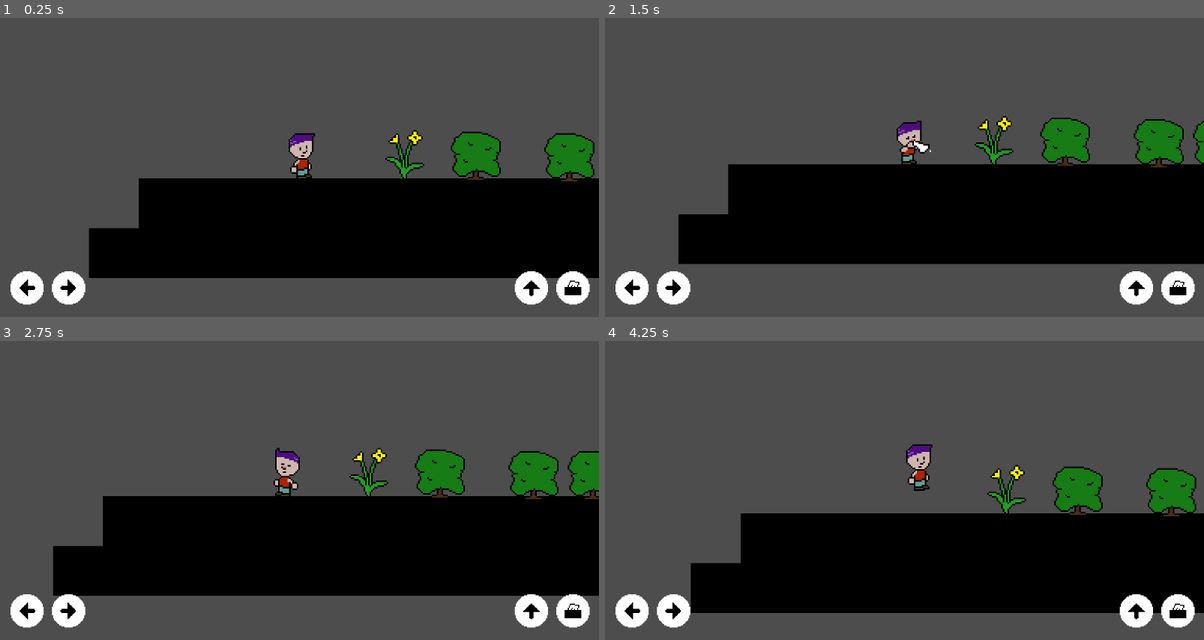
Above: before the commit, frames 1-4 (two rows, left to right).
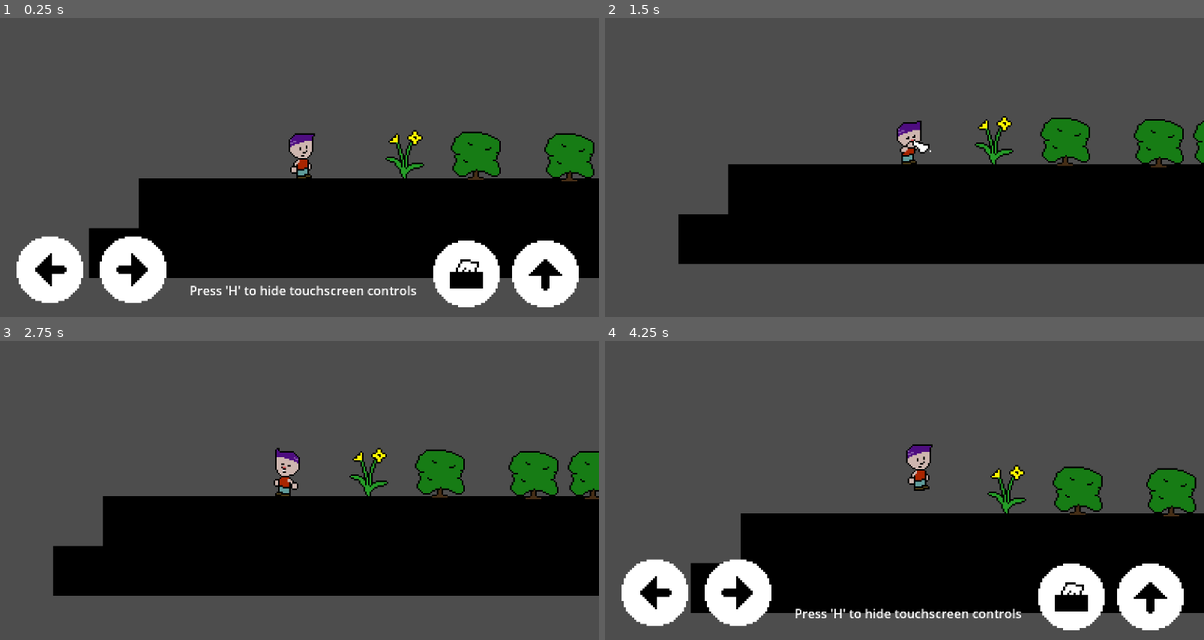
Above: after the commit, the same moments.

Repository: swordssnzdev/splat
Game: Godot game, scene res://scenes/scratch_level.tscn
Two runs of this game, one before a commit and one after it. Both use one fixed random seed, a clock stepped at 60 frames per second and the inputs below. Sound files missing from this copy of the repository are replaced by a short silence.
Inputs:
- Up to frame 1 (0.25 s): no input
- Up to frame 2 (1.5 s): tap H (hide_touchscreen, bound only after the commit) at 0.5, 0.8, 1.35 s; hold D (right) from 0.53 s (still down); tap Shift (blow) at 0.6 s; tap W (jump) at 0.77, 1.07 s
- Up to frame 3 (2.75 s): tap W (jump) at 1.52, 1.55, 1.82 s; release D (right) at 2.03 s; hold A (left) from 2.03 s (still down); hold W (jump) from 2.03 s (still down); tap Shift (blow) at 2.3 s
- Up to frame 4 (4.25 s): release A (left) at 2.78 s; release W (jump) at 2.78 s; hold D (right) from 2.78 s (still down); tap Shift (blow) at 2.85 s; tap W (jump) at 3.02, 3.32 s; tap H (hide_touchscreen, bound only after the commit) at 3.05, 3.6 s; hold W (jump) from 3.53 s (still down); tap R (reset) at 4.15 s

The runs differ from the first frame. In frame 1, 7.6% of the frame differs, in the area x 1-99%, y 72-97%; in frame 2, 2.0%; in frame 3, 2.0%; in frame 4, 7.3%.

Commit message:
touchscreen hacky fix

Diff:
--- a/project.godot
+++ b/project.godot
@@ -66,6 +66,11 @@
 , Object(InputEventKey,"resource_local_to_scene":false,"resource_name":"","device":-1,"window_id":0,"alt_pressed":false …(183 unchanged characters)…
 ]
 }
+hide_touchscreen={
+"deadzone": 0.5,
+"events": [Object(InputEventKey,"resource_local_to_scene":false,"resource_name":"","device":-1,"window_id":0,"alt_pressed":false,"shift_pressed":false,"ctrl_pressed":false,"meta_pressed":false,"pressed":false,"keycode":0,"physical_keycode":72,"key_label":0,"unicode":104,"location":0,"echo":false,"script":null)
+]
+}
 
 [input_devices]
 
--- a/scenes/touchscreen.tscn
+++ b/scenes/touchscreen.tscn
@@ -1,36 +1,104 @@
-[gd_scene load_steps=5 format=3 uid="uid://ddbw3shgvuvaq"]
+[gd_scene load_steps=6 format=3 uid="uid://ddbw3shgvuvaq"]
 
+[ext_resource type="Script" path="res://scripts/touchscreen.gd" id="1_0q3dn"]
 [ext_resource type="Texture2D" uid="uid://cb5hasu8nihgv" path="res://assets/sprites/touchscreen_buttons/btnright.png" id="1_kxhpj"]
 [ext_resource type="Texture2D" uid="uid://cnv6hfum1qago" path="res://assets/sprites/touchscreen_buttons/btnup.png" id="2_a8ipx"]
 [ext_resource type="Texture2D" uid="uid://ckn1xtokgwpam" path="res://assets/sprites/touchscreen_buttons/btnleft.png" id="3_ftyhp"]
 [ext_resource type="Texture2D" uid="uid://chha8fwoekb6x" path="res://assets/sprites/touchscreen_buttons/btnblow.png" id="4_5384r"]
 
 [node name="Touchscreen" type="CanvasLayer"]
+script = ExtResource("1_0q3dn")
 
-[node name="RightTouchScreenButton2" type="TouchScreenButton" parent="."]
-position = Vector2(100, 560)
-scale = Vector2(2, 2)
+[node name="Control" type="Control" parent="."]
+layout_mode = 3
+anchors_preset = 15
+anchor_right = 1.0
+anchor_bottom = 1.0
+grow_horizontal = 2
+grow_vertical = 2
+
+[node name="HBoxContainer" type="HFlowContainer" parent="Control"]
+layout_mode = 1
+anchors_preset = 3
+anchor_left = 1.0
+anchor_top = 1.0
+anchor_right = 1.0
+anchor_bottom = 1.0
+offset_left = -395.0
+offset_top = -147.0
+offset_right = -86.0
+offset_bottom = -147.0
+grow_horizontal = 0
+grow_vertical = 0
+alignment = 2
+reverse_fill = true
+
+[node name="Control" type="Control" parent="Control/HBoxContainer"]
+layout_mode = 2
+size_flags_horizontal = 6
+
+[node name="BlowTouchScreenButton2" type="TouchScreenButton" parent="Control/HBoxContainer/Control"]
+scale = Vector2(4, 4)
+texture_normal = ExtResource("4_5384r")
+action = "blow"
+visibility_mode = 1
+
+[node name="Control2" type="Control" parent="Control/HBoxContainer"]
+layout_mode = 2
+size_flags_horizontal = 6
+
+[node name="JumpTouchScreenButton" type="TouchScreenButton" parent="Control/HBoxContainer/Control2"]
+position = Vector2(-4, 0)
+scale = Vector2(4, 4)
+texture_normal = ExtResource("2_a8ipx")
+action = "jump"
+visibility_mode = 1
+
+[node name="HBoxContainer2" type="HFlowContainer" parent="Control"]
+layout_mode = 1
+anchors_preset = 2
+anchor_top = 1.0
+anchor_bottom = 1.0
+offset_left = 32.0
+offset_top = -155.0
+offset_right = 232.0
+offset_bottom = -151.0
+grow_vertical = 0
+size_flags_vertical = 10
+
+[node name="Control" type="Control" parent="Control/HBoxContainer2"]
+layout_mode = 2
+size_flags_horizontal = 2
+
+[node name="LeftTouchScreenButton" type="TouchScreenButton" parent="Control/HBoxContainer2/Control"]
+scale = Vector2(4, 4)
+texture_normal = ExtResource("3_ftyhp")
+action = "left"
+visibility_mode = 1
+
+[node name="Control2" type="Control" parent="Control/HBoxContainer2"]
+layout_mode = 2
+size_flags_horizontal = 10
+
+[node name="RightTouchScreenButton2" type="TouchScreenButton" parent="Control/HBoxContainer2/Control2"]
+position = Vector2(-40, 0)
+scale = Vector2(4, 4)
 texture_normal = ExtResource("1_kxhpj")
 action = "right"
 visibility_mode = 1
 
-[node name="JumpTouchScreenButton" type="TouchScreenButton" parent="."]
-position = Vector2(990, 560)
-scale = Vector2(2, 2)
-texture_normal = ExtResource("2_a8ipx")
-action = "jump"
-visibility_mode = 1
-
-[node name="LeftTouchScreenButton" type="TouchScreenButton" parent="."]
-position = Vector2(20, 560)
-scale = Vector2(2, 2)
-texture_normal = ExtResource("3_ftyhp")
-action = "left"
-visibility_mode = 1
-
-[node name="BlowTouchScreenButton2" type="TouchScreenButton" parent="."]
-position = Vector2(1070, 560)
-scale = Vector2(2, 2)
-texture_normal = ExtResource("4_5384r")
-action = "blow"
-visibility_mode = 1
+[node name="Label" type="Label" parent="Control"]
+layout_mode = 1
+anchors_preset = 7
+anchor_left = 0.5
+anchor_top = 1.0
+anchor_right = 0.5
+anchor_bottom = 1.0
+offset_left = -211.0
+offset_top = -69.0
+offset_right = 80.0
+offset_bottom = -46.0
+grow_horizontal = 2
+grow_vertical = 0
+scale = Vector2(1.5, 1.5)
+text = "Press 'H' to hide touchscreen controls"
--- /dev/null
+++ b/scripts/touchscreen.gd
@@ -0,0 +1,12 @@
+extends CanvasLayer
+
+
+# Called when the node enters the scene tree for the first time.
+func _ready() -> void:
+	pass
+
+
+# Called every frame. 'delta' is the elapsed time since the previous frame.
+func _process(delta: float) -> void:
+	if !DisplayServer.is_touchscreen_available() || Input.is_action_just_pressed("hide_touchscreen"):
+		queue_free()
